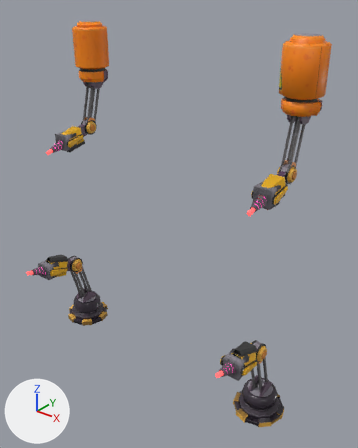
The glTF model models/laser_beam.glb, before and after one commit.
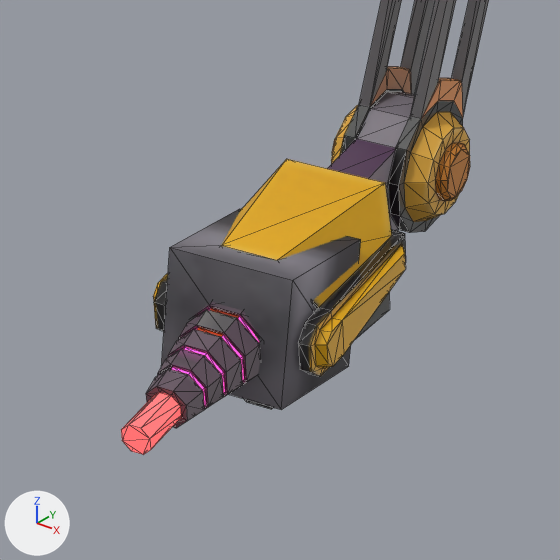
The first picture shows the older version from a 50 mm camera at (37.8, -21.8, 49.2) aimed at (2.8, 21.9, 22.2). The close-ups show both versions on the part from 64% to 87% of the width and 34% to 52% of the height of that picture; other places that the commit changed are outside them. Lighting does not change. The marker at lower left points along +X, +Y and +Z. The close-ups show mesh edges as thin lines. Vertices at the same position are counted once.

Before the edit, the objects in view are built like this:
```python
me_cube_001 = bpy.data.meshes.new('Cube.001')
me_cube_001.from_pydata(...)  # a box spanning x 14.65..16.65, y 18.96..20.96, z 29.0..31.0
me_cube_001.materials.append(mat_props_mat)
me_cylinder_045 = bpy.data.meshes.new('Cylinder.045')
me_cylinder_045.from_pydata(...)  # 16 vertices, 28 faces; spans x 15.419..15.889, y 16.566..17.637, z 28.849..29.558
me_cylinder_045.materials.append(mat_atlaslight)
me_cylinder_069 = bpy.data.meshes.new('Cylinder.069')
me_cylinder_069.from_pydata(...)  # 252 vertices, 508 faces; spans x 14.67..16.62, y 23.03..26.38, z 30.05..37.32
me_cylinder_069.materials.append(mat_props_mat)
ob_cube_003 = bpy.data.objects.new('Cube.003', me_cube_001)
ob_cube_003.location = (0.0, 0.0, 0.0)
ob_cylinder_010 = bpy.data.objects.new('Cylinder.010', me_cylinder_045)
ob_cylinder_010.location = (0.0, 0.0, 0.0)
ob_cylinder_079 = bpy.data.objects.new('Cylinder.079', me_cylinder_069)
ob_cylinder_079.location = (0.0, 0.0, 0.0)
# also in view: 'Cylinder.080' at (15.7, 22.1, 30.2); 'Cylinder.081' at (15.7, 18.5, 29.7)
```
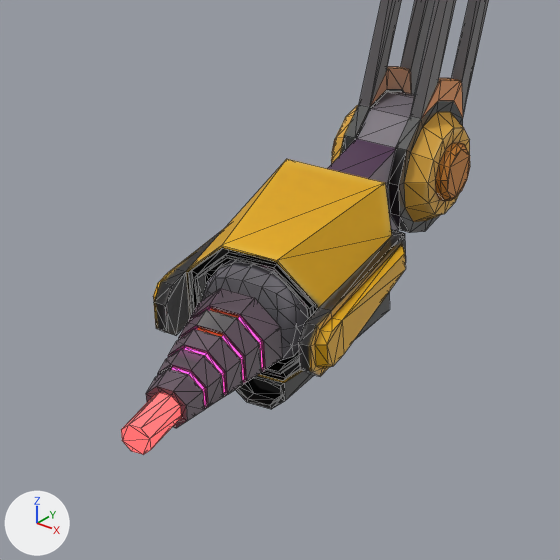
Location of each change, [x1, y1, x2, y2] in pixels of the close-ups (560 x 560 px):
'Cube.003', reshaped: before [161, 209, 361, 410]; after [202, 259, 308, 362]
'Cylinder.011', unchanged, uncovered by the edit: after [121, 392, 181, 455]
'Cylinder.010', unchanged, covered by the edit: before [121, 392, 181, 455]

The change, as a diff of the scene's bpy script:
```diff
--- a/models/laser_beam.glb.py
+++ b/models/laser_beam.glb.py
@@ me_cube_001 @@
 # used by ob_cube_003; location = (0.0, 0.0, 0.0)
-me_cube_001.from_pydata(...)  # 8 vertices, 12 faces; spans x 14.65..16.65, y 18.96..20.96, z 29.0..31.0
+me_cube_001.from_pydata(...)  # 98 vertices, 192 faces; spans x 14.81..16.49, y 19.12..20.8, z 29.16..30.84
+# me_cube_001 part 1: the whole mesh is rebuilt
 me_cube_001.materials.append(mat_props_mat)
```
